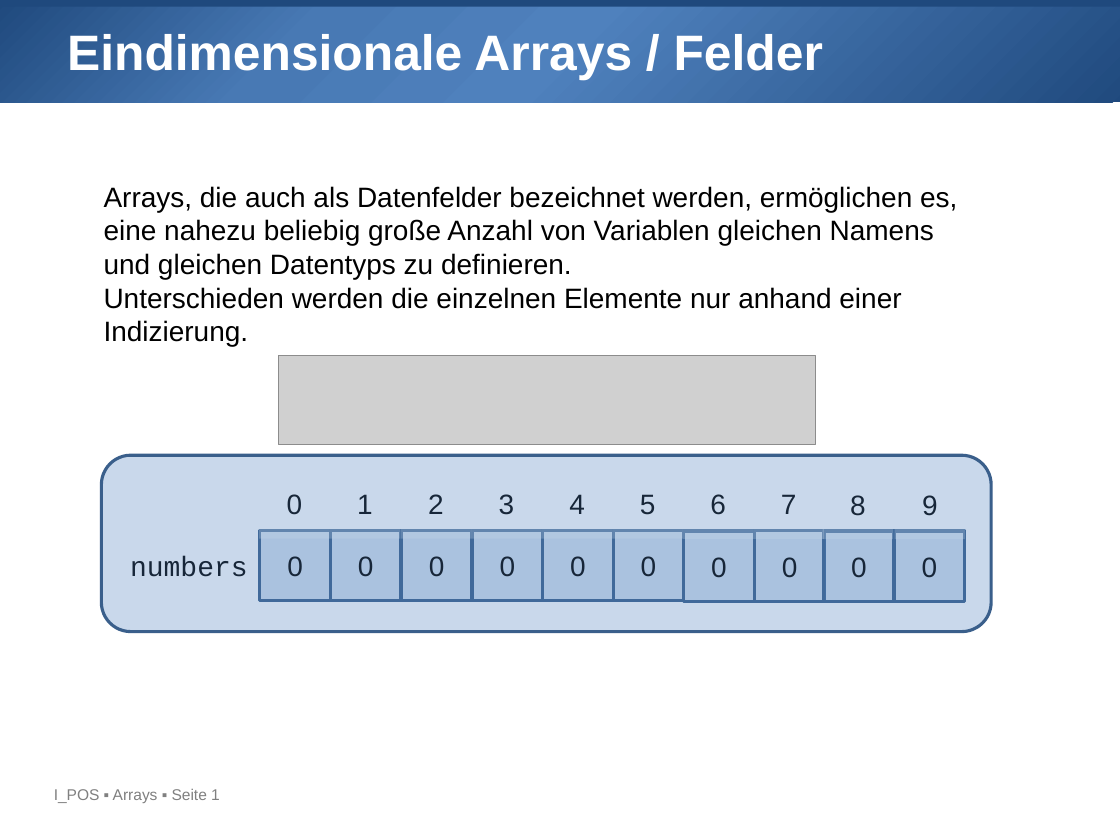
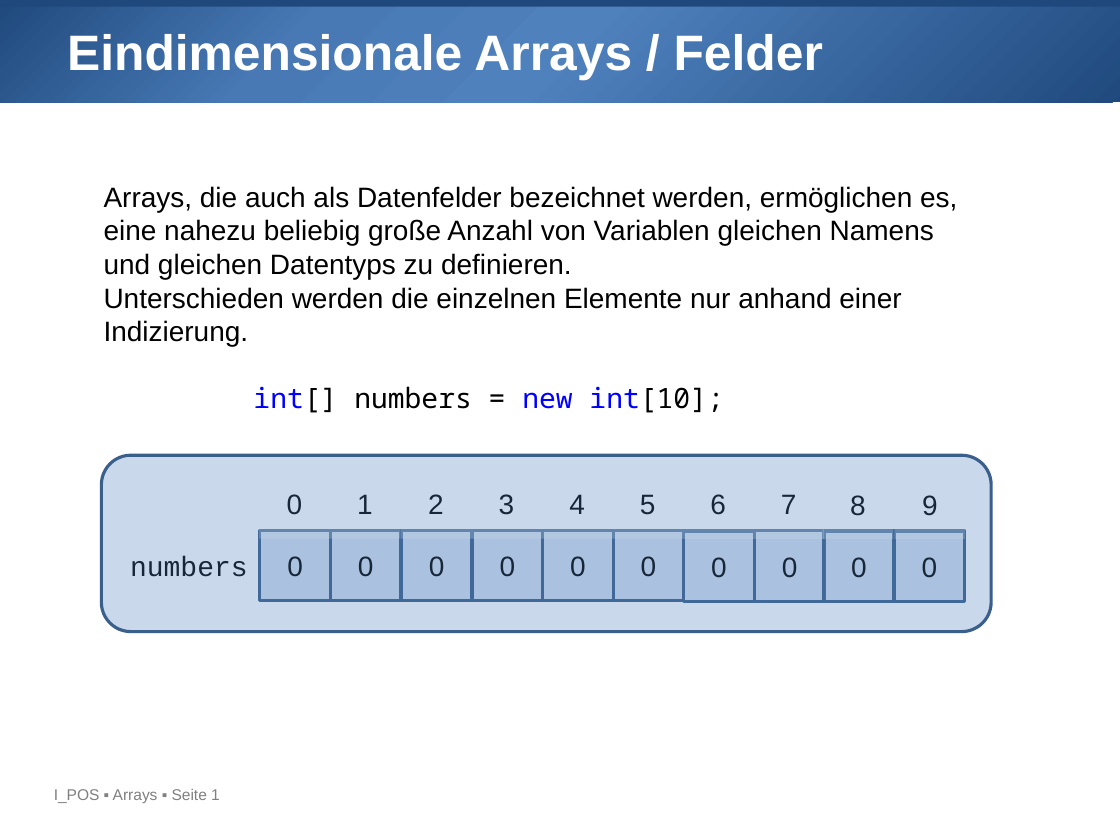
Before and after one commit to htl-leo-prog-1/examples-ha, a slide deck: slide 1 of 08_Arrays/08_Arrays.pptx. Drawn at 1120x840 pixels with LibreOffice and Linux fonts; fonts in the diff are those of the drawing; grey boxes stand for pictures; background and template pictures are left out. Boxes give left, top, right and bottom in pixels: in the first picture for what was removed or moved away, otherwise in the second. Text is boxed around its words. In the diff, an @@ line names an element or a change of style, - is before the commit and + after.

Commit message:
Arrays (PDF,PPTX)

```diff
--- a/08_Arrays/08_Arrays.pptx
+++ b/08_Arrays/08_Arrays.pptx
@@ picture removed at (x1=279, y1=355, x2=816, y2=445) @@
@@ text added at (x1=253, y1=386, x2=723, y2=413), 18 pt, text #000000 @@
+int[] numbers = new int[10];
```
Also in this commit, not shown: 2 other slides changed, 4 other files.
